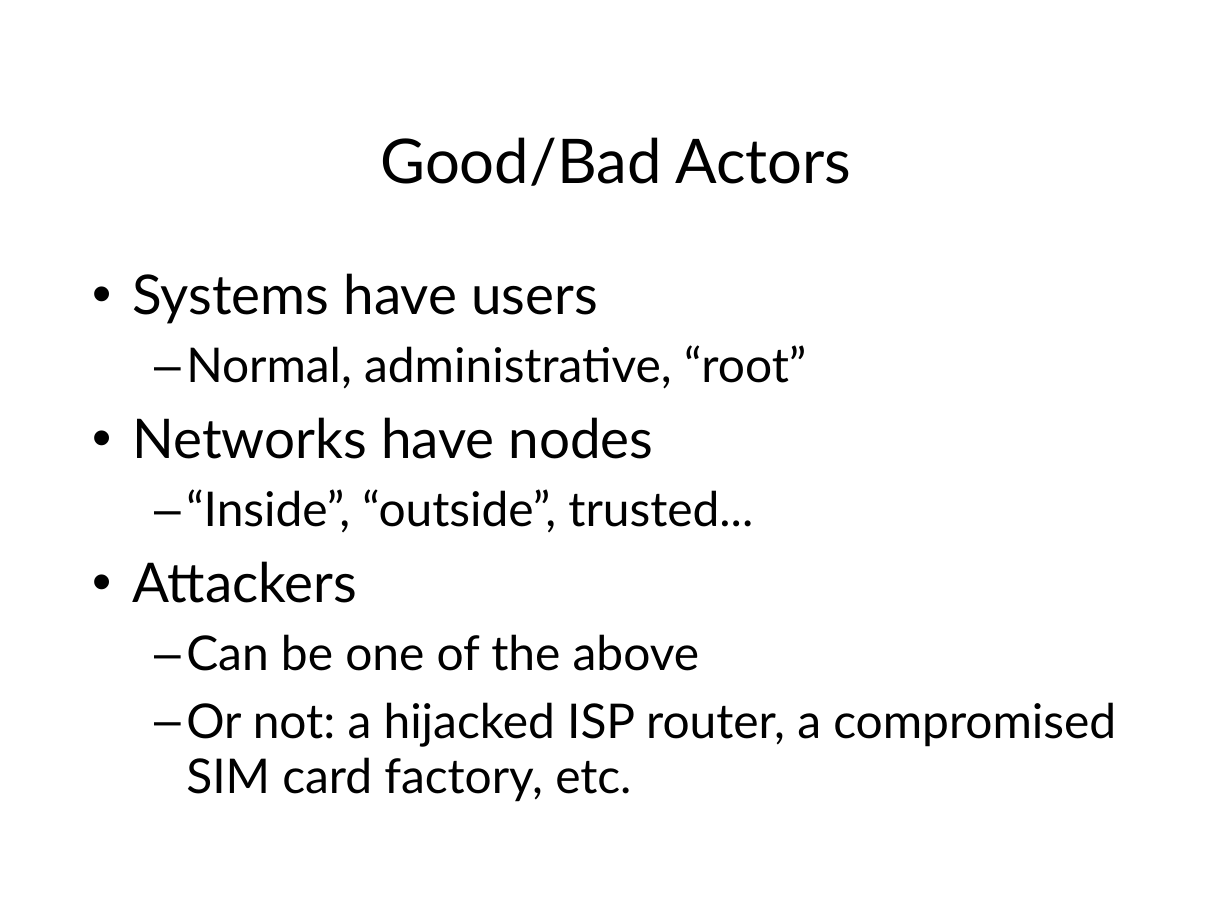
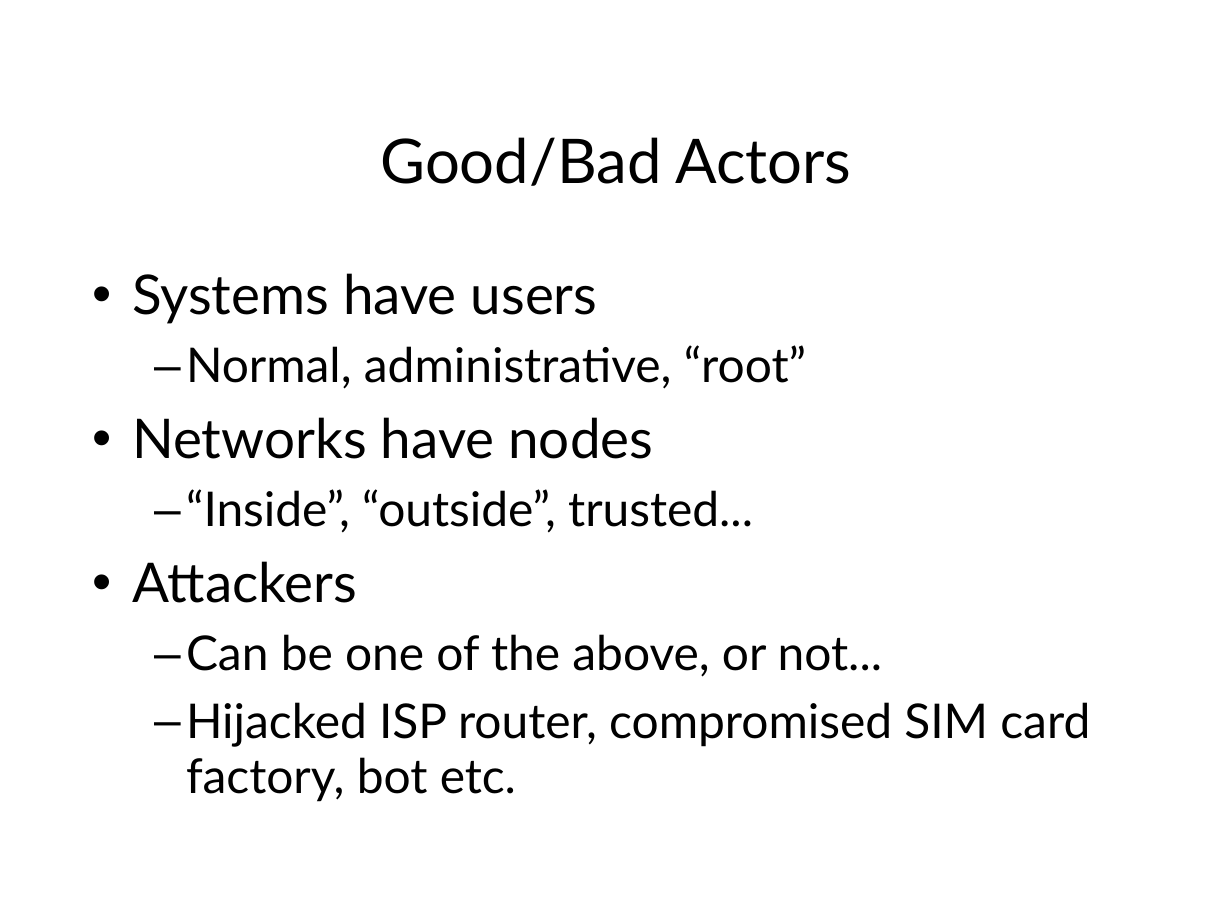
Before and after one commit to sftcd/cs7053, a slide deck: slide 13 of 2016lectures/01-intro.ppt. Drawn at 1232x924 pixels with LibreOffice and Linux fonts; fonts in the diff are those of the drawing. Boxes give left, top, right and bottom in pixels: in the first picture for what was removed or moved away, otherwise in the second. Text is boxed around its words. In the diff, an @@ line names an element or a change of style, - is before the commit and + after.

```diff
--- a/2016lectures/01-intro.ppt
+++ b/2016lectures/01-intro.ppt
@@ text at <box>186,634,1090,802</box>: text changed @@
-  – Can be one of the above
-  – Or not: a hijacked ISP router, a compromised SIM card factory, etc.
+  – Can be one of the above, or not...
+  – Hijacked ISP router, compromised SIM card factory, bot etc.
```
Also in this commit, not shown: 7 other slides changed, 6 other files.
